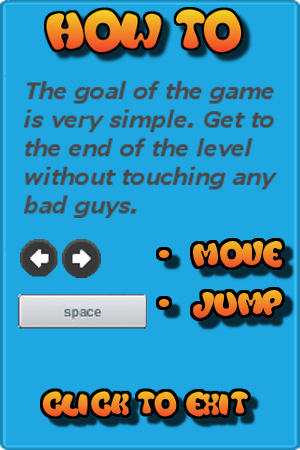
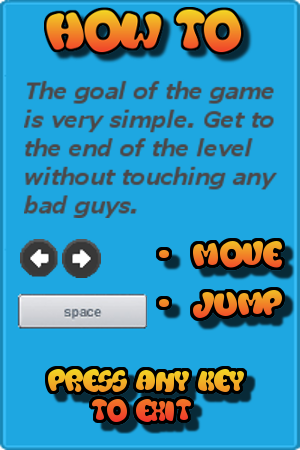
Before/after of a 300 × 450 layered artwork. What changed in the layer stack:
added layer "pressany.png" above "cooltext1851777228.png" over [45, 366, 256, 434]
painted on "cooltext1851777228.png" over [40, 388, 260, 429]
